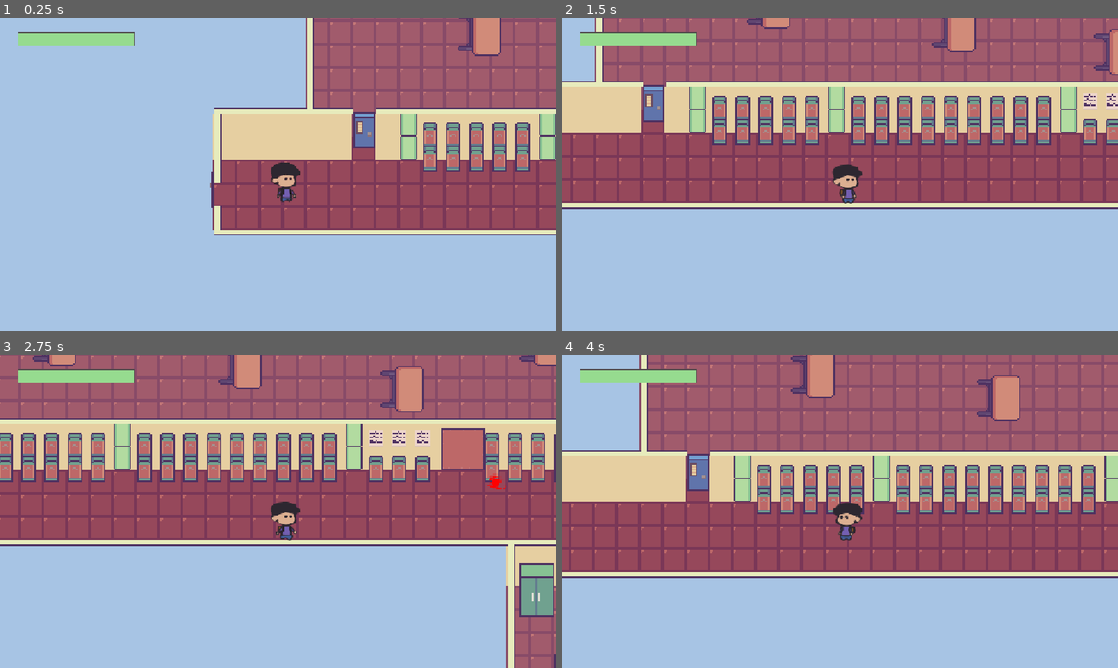
Above: before the commit, frames 1-4 (two rows, left to right).
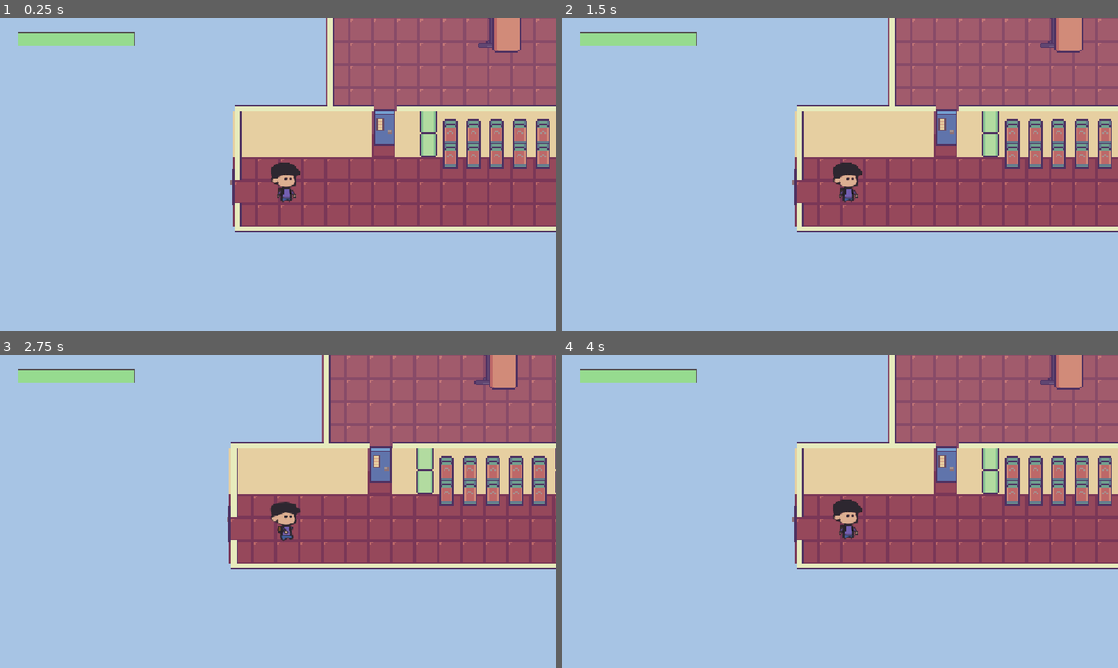
Above: after the commit, the same moments.

Repository: seat-gull/Sunny-Street-Daycare
Game: Godot game, scene res://scenes/game.tscn
Same seed, same stepped clock (60 frames per second), same inputs: the game is played once before the commit and once after it.
Inputs (mouse positions are in pixels of both pictures, inside the frame that each line leads up to):
- Up to frame 1 (0.25 s): no input
- Up to frame 2 (1.5 s): tap Enter at 0.5 s; move the mouse to (962, 158) at 0.52 s; hold D (move_right) 0.53-1.28 s; tap Space (dash) at 0.6 s; click (962, 158) at 0.67 s; move the mouse to (728, 190) at 1.27 s; hold S (move_down) from 1.28 s (still down); tap E (interact) at 1.35 s
- Up to frame 3 (2.75 s): move the mouse to (333, 442) at 2.02 s; release S (move_down) at 2.03 s; hold D (move_right) from 2.03 s (still down); tap Alt at 2.1 s
- Up to frame 4 (4 s): move the mouse to (812, 574) at 2.77 s; release D (move_right) at 2.78 s; hold W (move_up) 2.78-3.53 s; tap Shift at 2.85 s; click (812, 574) at 2.92 s; move the mouse to (1006, 558) at 3.52 s; hold A (move_left) from 3.53 s (still down); tap Space (dash) at 3.6 s

The runs differ from the first frame. In frame 1, 20% of the frame differs, in the area x 37-100%, y 0-70%; in frame 2, 52%; in frame 3, 53%, in the area x 0-100%, y 0-100%; in frame 4, 53%.

Commit message:
black outline added to red key

Diff:
--- a/scenes/game.tscn
+++ b/scenes/game.tscn
@@ -238,12 +238,12 @@
 shape = SubResource("RectangleShape2D_ie4g4")
 
 [node name="key" parent="." unique_id=498507629 node_paths=PackedStringArray("textbox") instance=ExtResource("8_gee14")]
-position = Vector2(793, 7)
+position = Vector2(785, 5)
 scale = Vector2(0.2, 0.2)
 textbox = NodePath("../textbox")
 
 [node name="player" parent="." unique_id=888699418 node_paths=PackedStringArray("textbox") instance=ExtResource("1_uwrxv")]
-position = Vector2(-51, 137)
+position = Vector2(-65, 139)
 textbox = NodePath("../textbox")
 
 [node name="Camera2D2" type="Camera2D" parent="player" unique_id=83941832]
--- a/scenes/key.tscn
+++ b/scenes/key.tscn
@@ -1,6 +1,6 @@
 [gd_scene format=3 uid="uid://dqxf00fjysulc"]
 
-[ext_resource type="Texture2D" uid="uid://b1yq8sngh41ou" path="res://assets/key_32x32_24f.png" id="1_yk2u2"]
+[ext_resource type="Texture2D" uid="uid://bhbocerojhlgl" path="res://assets/red key black outline.png" id="1_yk2u2"]
 
 [sub_resource type="GDScript" id="GDScript_1vivr"]
 script/source = "extends Area2D
@@ -10,6 +10,7 @@
 	textbox.animate_text(\"You got a red key!\",\"n\")
 	queue_free()
 
+	get_tree().reload_current_scene()
 "
 
 [sub_resource type="AtlasTexture" id="AtlasTexture_fttkb"]
@@ -183,22 +184,26 @@
 "duration": 1.0,
 "texture": SubResource("AtlasTexture_bmwd0")
 }],
-"loop": 1,
+"loop": 2,
 "name": &"default",
 "speed": 7.0
 }]
 
 [sub_resource type="CircleShape2D" id="CircleShape2D_8vrlf"]
+radius = 64.12488
 
 [node name="key" type="Area2D" unique_id=498507629]
 script = SubResource("GDScript_1vivr")
 
 [node name="AnimatedSprite2D" type="AnimatedSprite2D" parent="." unique_id=1097614111]
+scale = Vector2(4.25, 4.1523438)
 sprite_frames = SubResource("SpriteFrames_1vivr")
 autoplay = "default"
-frame_progress = 0.9764935
+frame = 23
+frame_progress = 1.0
 
 [node name="CollisionShape2D" type="CollisionShape2D" parent="." unique_id=1170871365]
+position = Vector2(0, 1)
 shape = SubResource("CircleShape2D_8vrlf")
 
 [connection signal="area_entered" from="." to="." method="_on_area_entered"]
Binary file removed: assets/key_32x32_24f.png
Binary file added: assets/red key black outline.png
Not shown, added: assets/red key black outline.png.import
Binary file added: assets/red key.png
Not shown, changed: assets/red key.png.import
